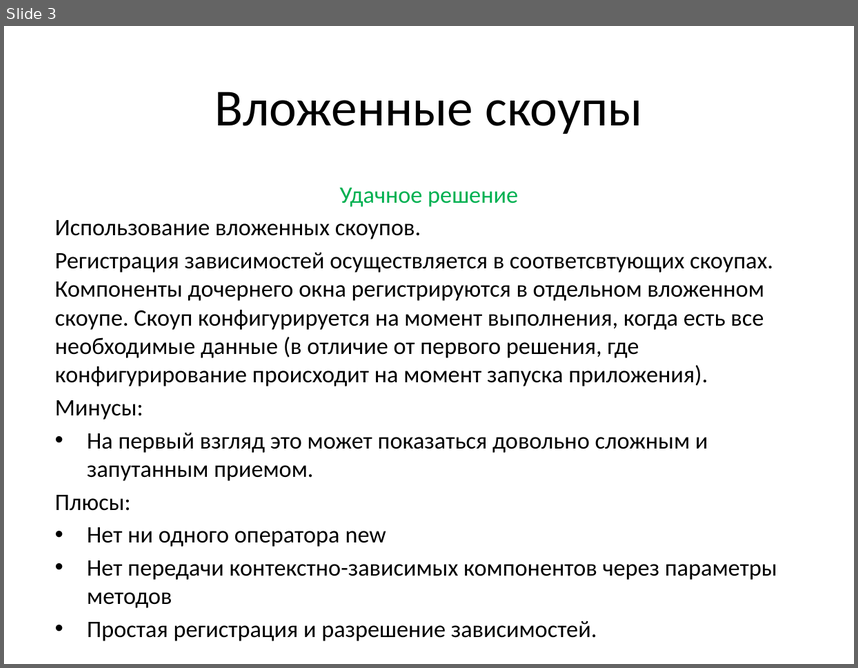
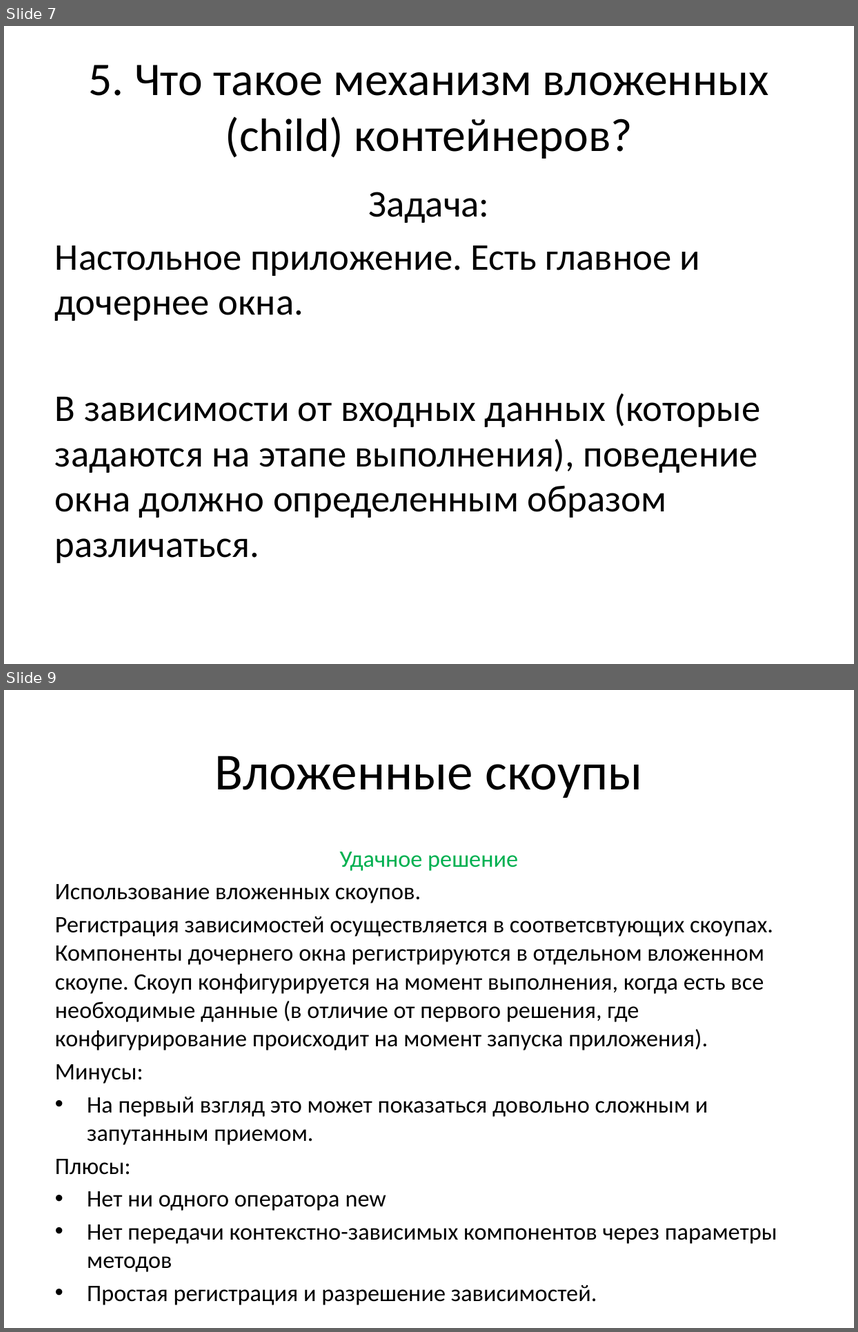
Before and after one commit to efimilya/AutofacPresentation, a slide deck: Slides.pptx. Shown one above the other, each under a label of ours: slide 3 before the commit, slides 7 and 9 after it; the slides between them are not shown. The pictures are 858x668 and 858x1332 pixels, drawn with LibreOffice and Linux fonts; fonts in the diff are those of the drawing. Boxes give left, top, right and bottom in pixels: in the first picture for what was removed or moved away, otherwise in the second. Text is boxed around its words. In the diff, an @@ line names an element or a change of style, - is before the commit and + after.

```diff
--- a/Slides.pptx
+++ b/Slides.pptx
@@ slide 7 added at <box>4,26,854,664</box>, background #FFFFFF @@
@@ title added at <box>89,65,769,158</box>, 39.6 pt, text #000000 @@
+5. Что такое механизм вложенных (child) контейнеров?
@@ text added at <box>55,192,761,563</box>, 32 pt, text #000000 @@
+Задача:
+Настольное приложение. Есть главное и дочернее окна.
+В зависимости от входных данных (которые задаются на этапе выполнения), поведение окна должно определенным образом различаться.
@@ what was slide 3 is now slide 9 @@
```
Also in this commit, not shown: 2 slides changed, 5 other slides added, 2 other files.
